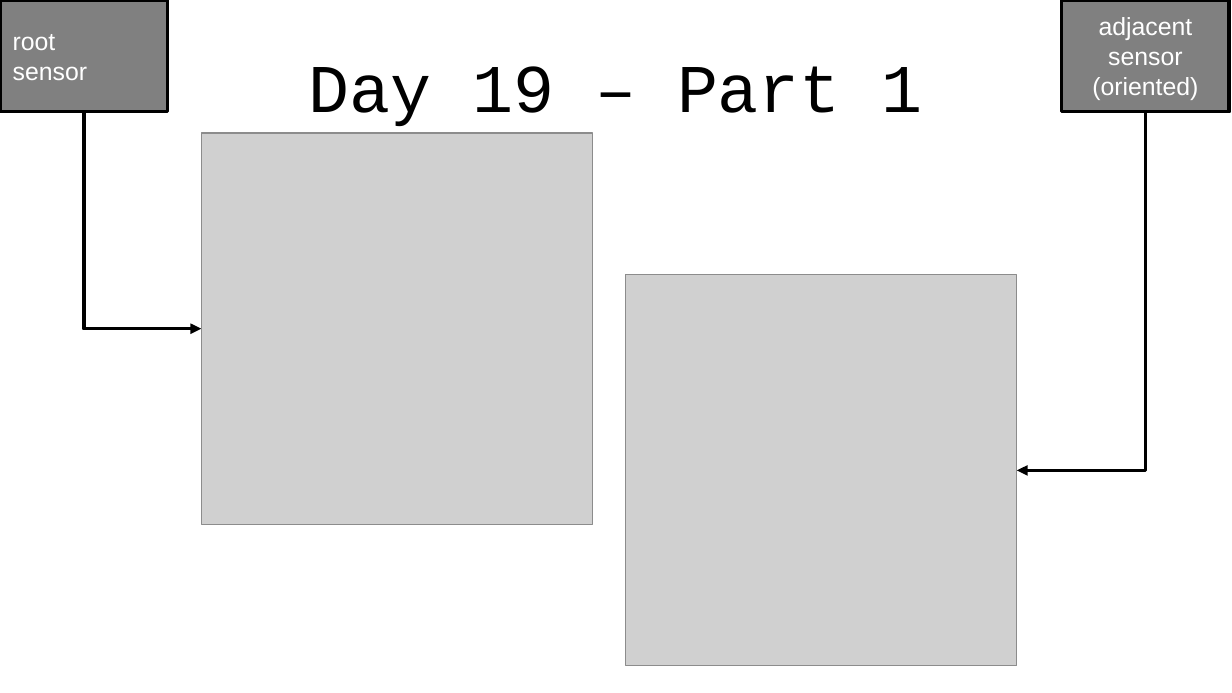
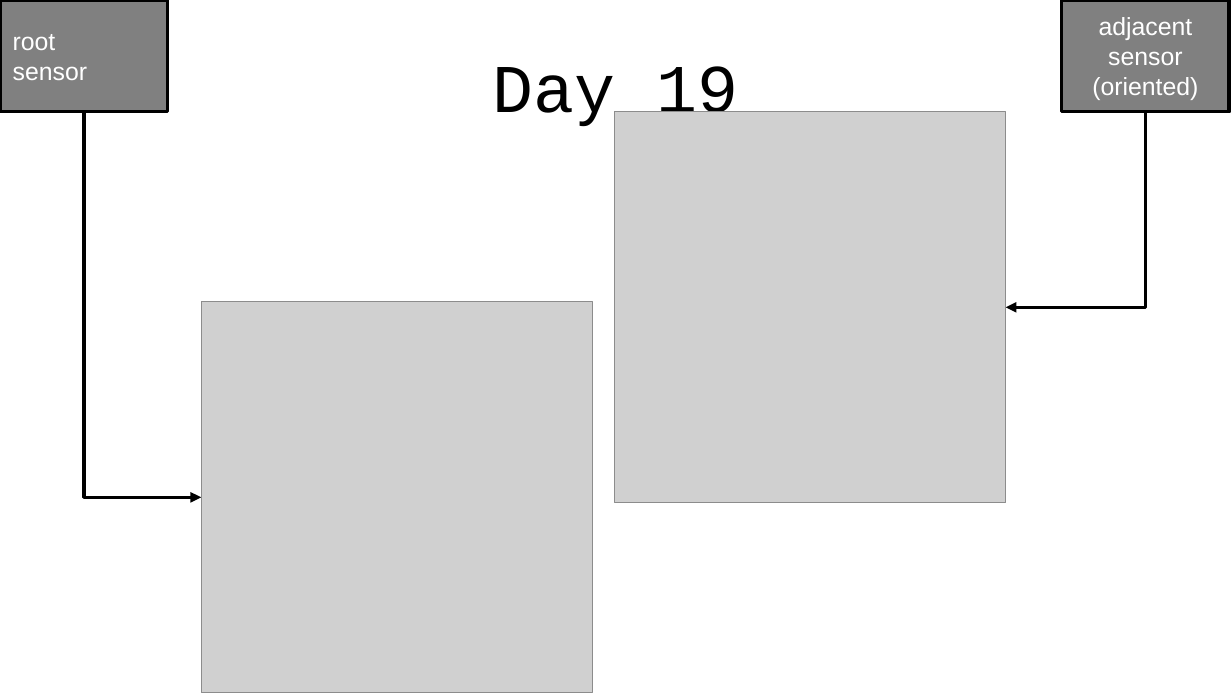
Before and after one commit to jlewis200/advent_of_code_21, a slide deck: slide 26 of aoc-cantina-time.odp. Drawn at 1232x693 pixels with LibreOffice and Linux fonts; fonts in the diff are those of the drawing; grey boxes stand for pictures. Boxes give left, top, right and bottom in pixels: in the first picture for what was removed or moved away, otherwise in the second. Text is boxed around its words. In the diff, an @@ line names an element or a change of style, - is before the commit and + after.

```diff
--- a/aoc-cantina-time.odp
+++ b/aoc-cantina-time.odp
@@ title at [493, 63, 739, 131]: text changed @@
-Day 19 – Part 1
+Day 19
@@ elbow arrow moved from (84, 112) - (201, 329) to (84, 112) - (201, 497) @@
@@ picture: place and size @@
-picture at [626, 275, 1017, 666]
+picture at [615, 112, 1006, 503]
@@ elbow arrow moved from (1146, 112) - (1017, 471) to (1146, 112) - (1006, 307) @@
@@ picture: place and size @@
-picture at [201, 133, 593, 524]
+picture at [201, 302, 593, 693]
```
Also in this commit, not shown: 7 other slides changed, 7 slides added, 1 slide removed, 3 other files.
